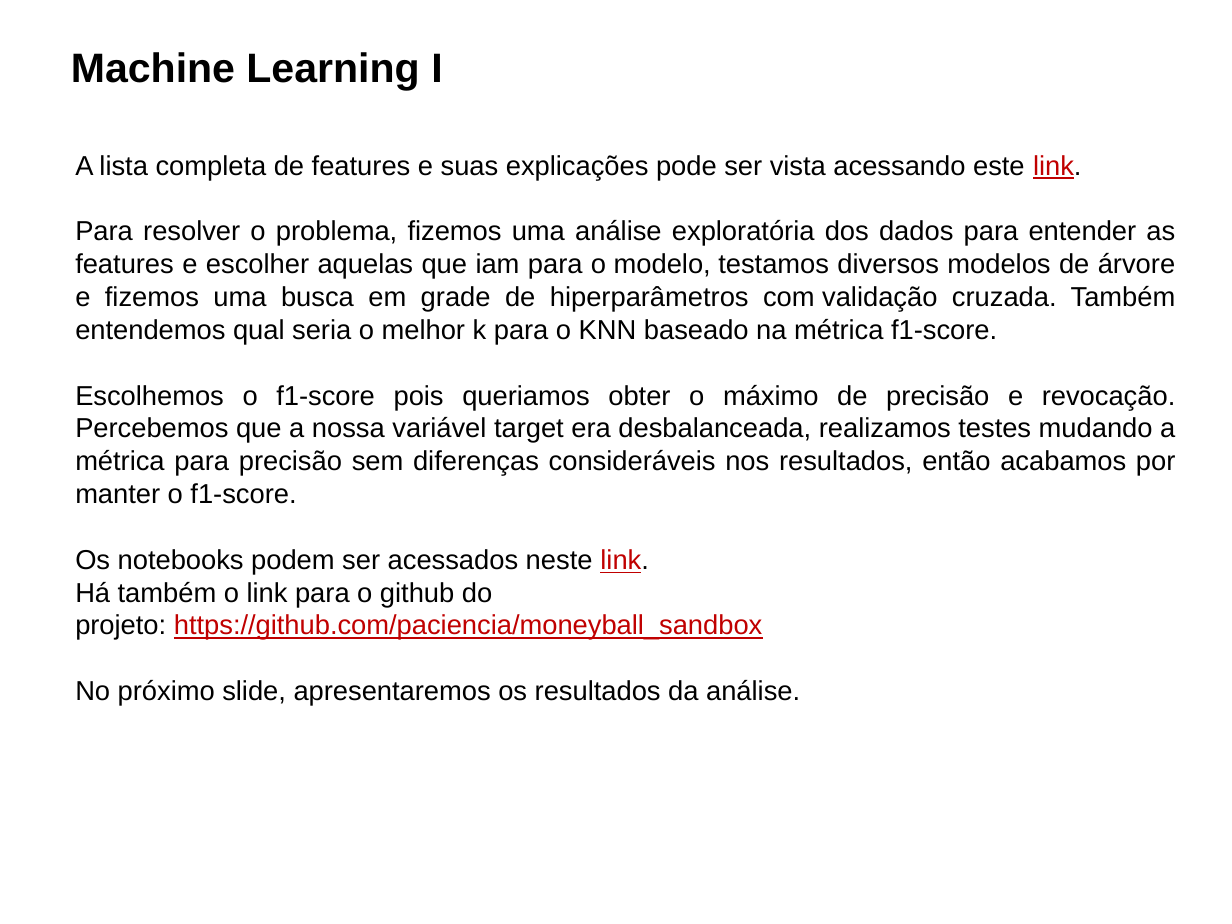
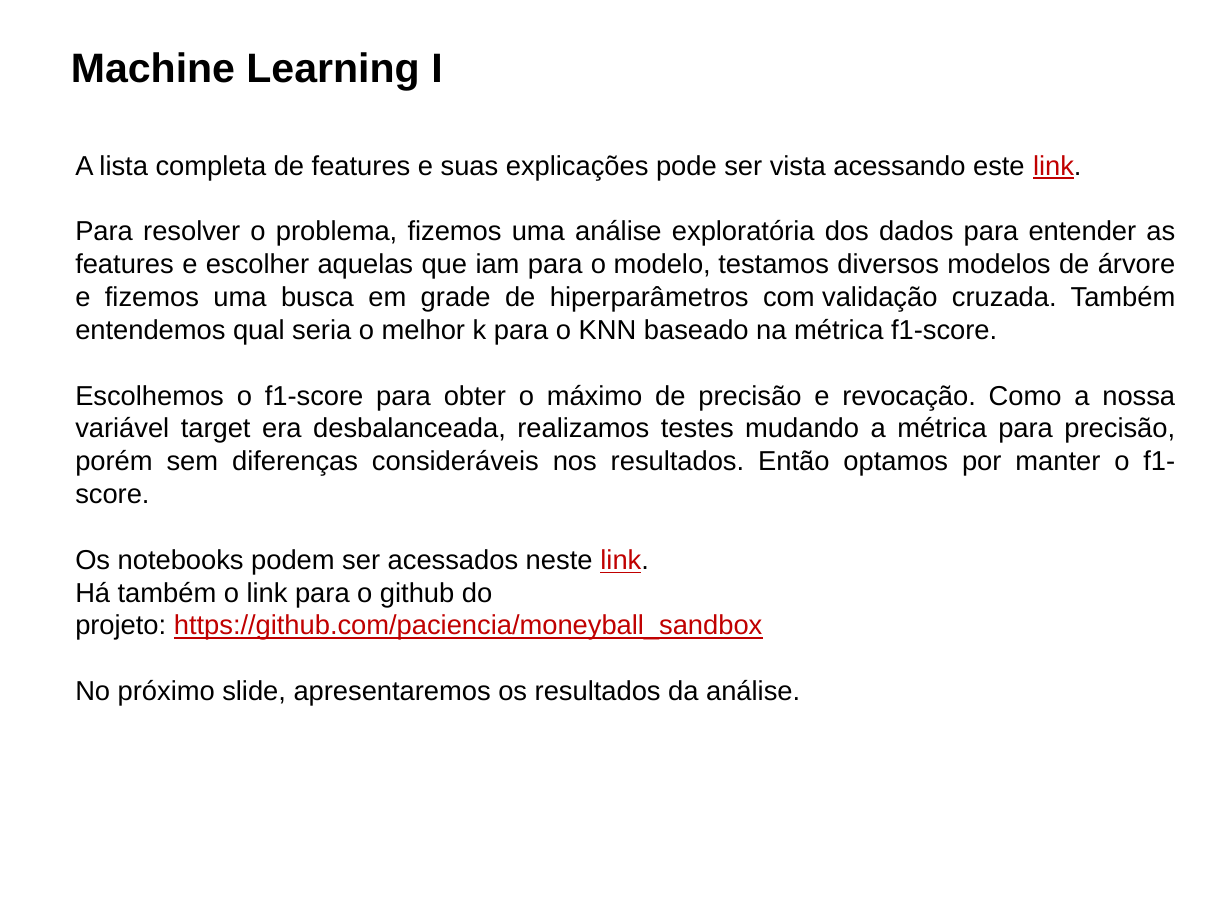
Before and after one commit to paciencia/moneyball_sandbox, a slide deck: slide 13 of slides/Atividade_02_problema_real_sem_ML.pptx (slide 8 before the commit). Drawn at 1232x924 pixels with LibreOffice and Linux fonts; fonts in the diff are those of the drawing; background and template pictures are left out. Boxes give left, top, right and bottom in pixels: in the first picture for what was removed or moved away, otherwise in the second. Text is boxed around its words. In the diff, an @@ line names an element or a change of style, - is before the commit and + after.

```diff
--- a/slides/Atividade_02_problema_real_sem_ML.pptx
+++ b/slides/Atividade_02_problema_real_sem_ML.pptx
@@ text at [75, 385, 1175, 504]: text changed @@
-Escolhemos o f1-score pois queriamos obter o máximo de precisão e revocação. Percebemos que a nossa variável target era desbalanceada, realizamos testes mudando a métrica para precisão sem diferenças consideráveis nos resultados, então acabamos por manter o f1-score.
+Escolhemos o f1-score para obter o máximo de precisão e revocação. Como a nossa variável target era desbalanceada, realizamos testes mudando a métrica para precisão, porém sem diferenças consideráveis nos resultados. Então optamos por manter o f1-score.
```
Also in this commit, not shown: 12 other slides changed.
